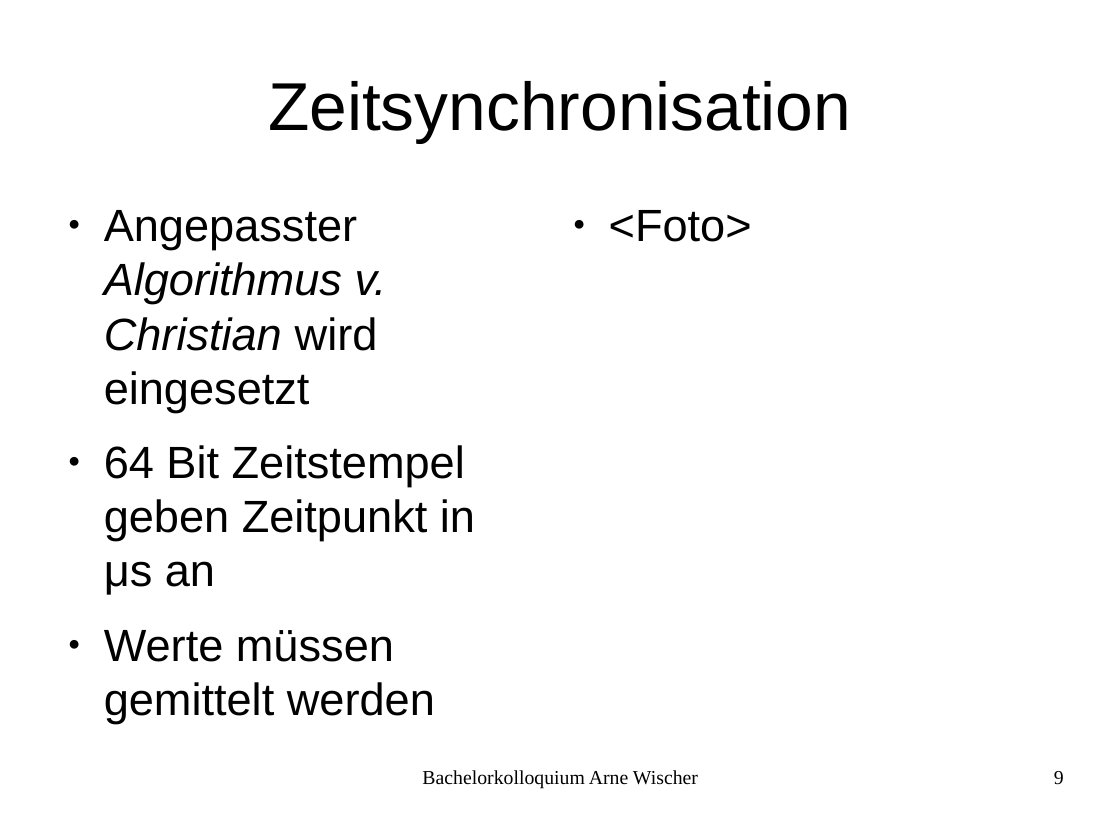
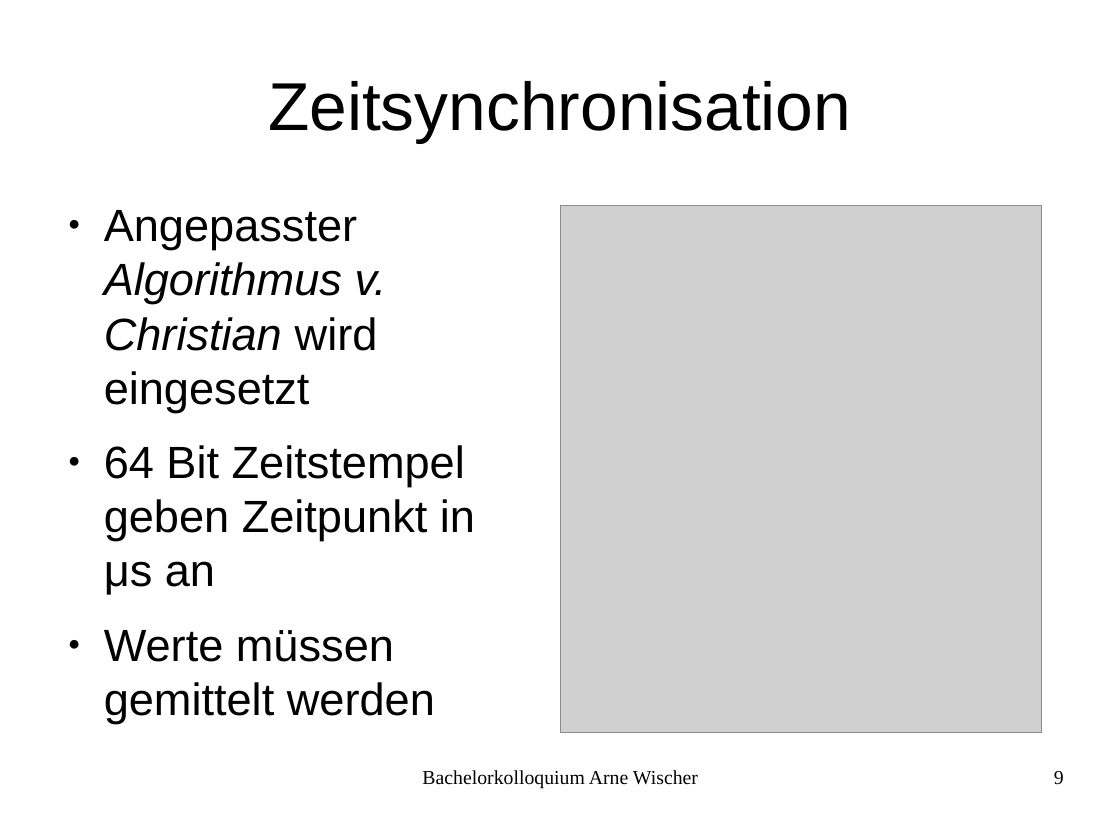
Before and after one commit to fettlaus/Kolloq, a slide deck: slide 9 of Kolloq.odp. Drawn at 1120x840 pixels with LibreOffice and Linux fonts; fonts in the diff are those of the drawing; grey boxes stand for pictures. Boxes give left, top, right and bottom in pixels: in the first picture for what was removed or moved away, otherwise in the second. Text is boxed around its words. In the diff, an @@ line names an element or a change of style, - is before the commit and + after.

```diff
--- a/Kolloq.odp
+++ b/Kolloq.odp
@@ picture added at [561, 206, 1042, 733] @@
@@ text removed at [609, 210, 752, 242] @@
-● <Foto>
```
Also in this commit, not shown: 8 other slides changed, 4 other files.
